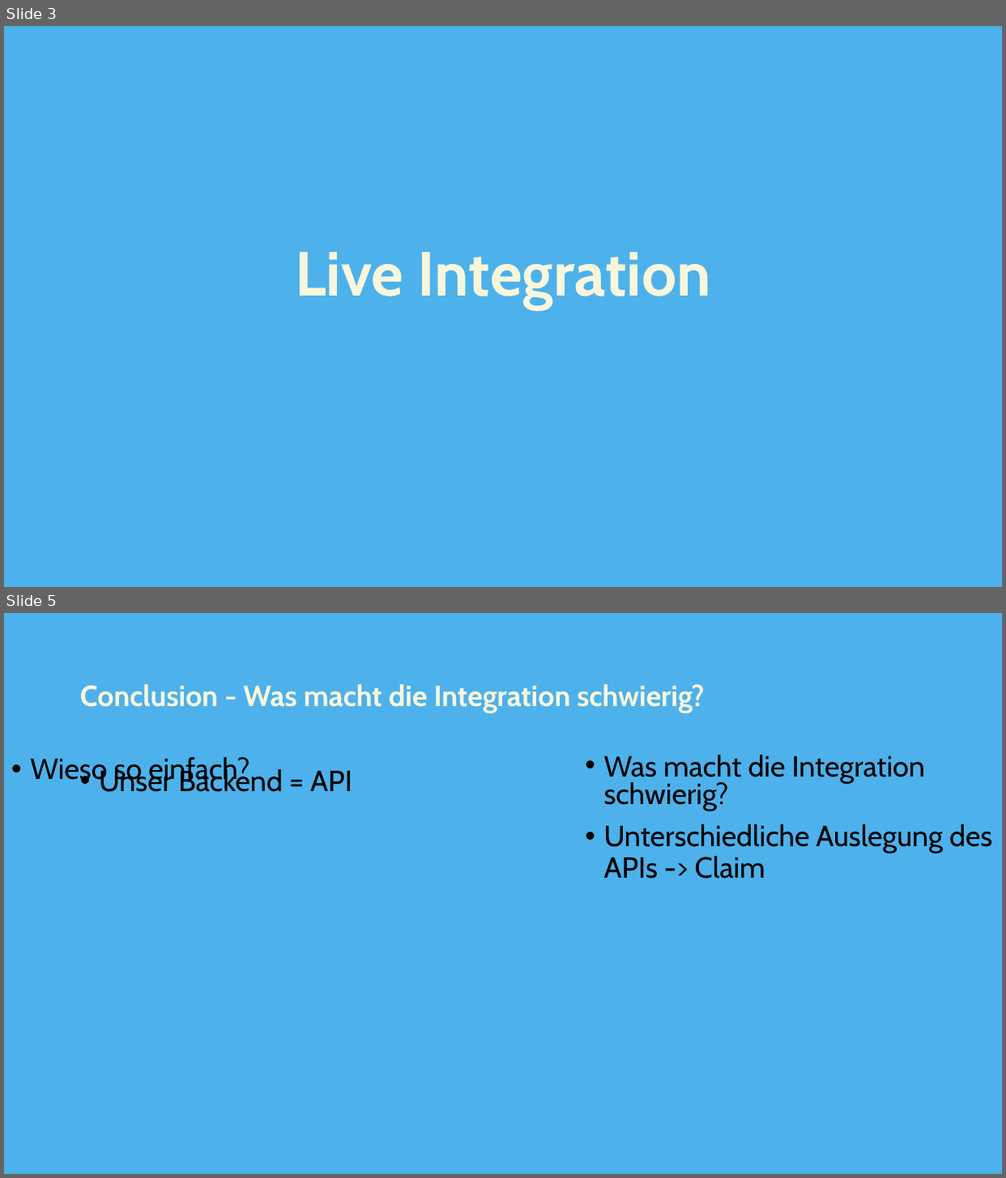
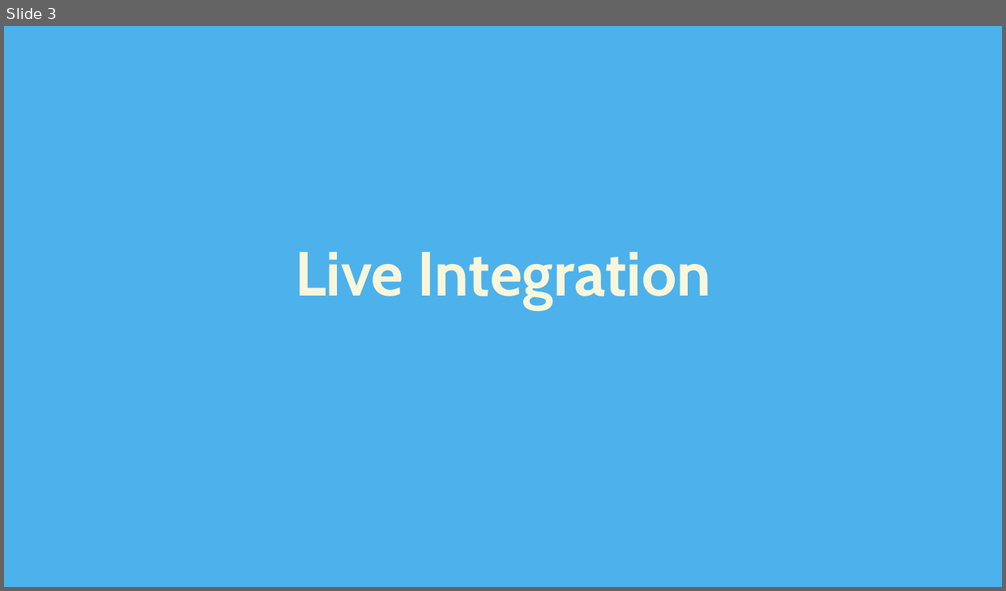
Before and after one commit to swaechter/fhnw-wodss, a slide deck: doc/Prasentation2.pptx. Shown one above the other, each under a label of ours: slides 3 and 5 before the commit, slide 3 after it; the slides between them are not shown. The pictures are 1006x1178 and 1006x591 pixels, drawn with LibreOffice and Linux fonts; fonts in the diff are those of the drawing. Boxes give left, top, right and bottom in pixels: in the first picture for what was removed or moved away, otherwise in the second. Text is boxed around its words. In the diff, an @@ line names an element or a change of style, - is before the commit and + after.

```diff
--- a/doc/Prasentation2.pptx
+++ b/doc/Prasentation2.pptx
@@ slide 5 removed at (4, 613, 1002, 1174), background #4DB1EB @@
@@ title removed at (80, 684, 704, 713) @@
-Conclusion - Was macht die Integration schwierig?
@@ text removed at (30, 757, 249, 786) @@
-• Wieso so einfach?
@@ text removed at (604, 755, 926, 811) @@
-• Was macht die Integration schwierig?
@@ text removed at (99, 766, 352, 792) @@
-• Unser Backend = API
@@ text removed at (604, 824, 992, 879) @@
-• Unterschiedliche Auslegung des APIs -> Claim
```
Also in this commit, not shown: 2 slides changed, 1 slide added, 1 other slide removed.
